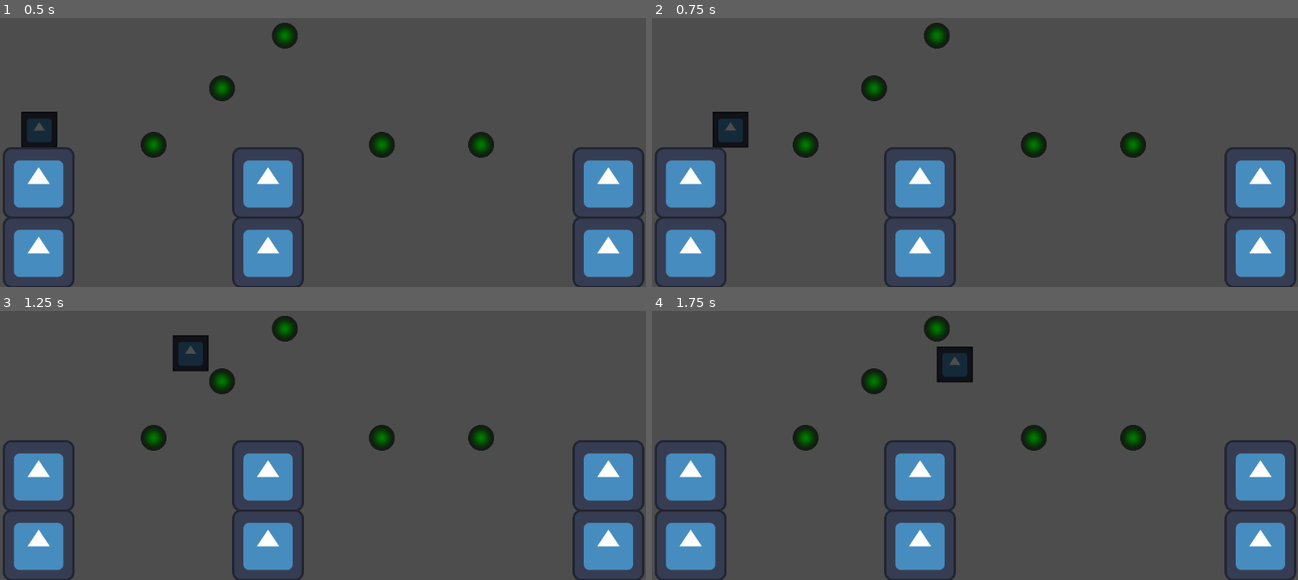
Above: before the commit, frames 1-4 (two rows, left to right).
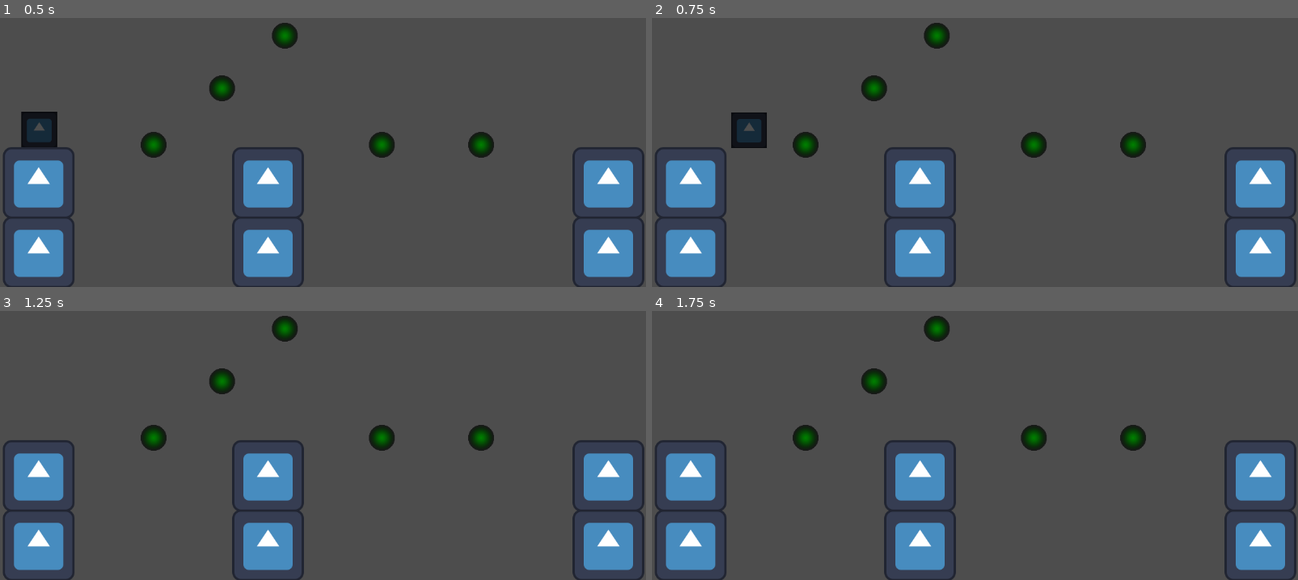
Above: after the commit, the same moments.

Repository: DataBASED-Enjoyers/platformer-gang
Game: Godot game, scene res://scenes/levels/level_iter_2.tscn
The game is run twice, just before and just after one commit, with the same random seed, the same clock (stepped at 60 frames per second) and the same inputs. The engine's default icon, where the game draws it, is replaced by a stand-in: a white triangle on a blue panel in a dark square.
Inputs:
- Up to frame 1 (0.5 s): no input
- Up to frame 2 (0.75 s): tap Enter at 0.5 s; hold D (move_right) from 0.53 s (still down); hold J (punch) from 0.53 s (still down)
- Up to frame 3 (1.25 s): keep holding D (move_right); keep holding J (punch); tap Space (jump) at 0.77, 0.8, 1.07 s
- Up to frame 4 (1.75 s): keep holding D (move_right); release J (punch) at 1.28 s; tap Space (jump) at 1.35, 1.52 s; tap J (punch) at 1.55 s

Frame 1 is identical in both runs. In frame 2, 0.9% of the frame differs, in the area x 9-18%, y 34-49%; in frame 3, 0.7%; in frame 4, 0.7%.

Commit message:
Small Update

Diff:
--- a/project.godot
+++ b/project.godot
@@ -61,6 +61,7 @@
 2d_physics/layer_2="Player"
 2d_physics/layer_3="Entity"
 2d_physics/layer_4="Background"
+2d_physics/layer_5="Hitbox"
 
 [physics]
 
--- /dev/null
+++ b/scenes/battle_system/hit_box.gd
@@ -0,0 +1,8 @@
+class_name HitBox
+extends Area2D
+
+const HITBOX_LAYER = 0b10000
+
+func _ready():
+	collision_layer = HITBOX_LAYER
+	collision_mask = 0
--- /dev/null
+++ b/scenes/battle_system/hit_box.tscn
@@ -0,0 +1,6 @@
+[gd_scene load_steps=2 format=3 uid="uid://47ga7dbdjyg5"]
+
+[ext_resource type="Script" path="res://scenes/battle_system/hit_box.gd" id="1_f6ocy"]
+
+[node name="HitBox" type="Area2D"]
+script = ExtResource("1_f6ocy")
--- /dev/null
+++ b/scenes/battle_system/hurt_box.gd
@@ -0,0 +1,17 @@
+class_name HurtBox
+extends Area2D
+
+const HITBOX_LAYER = 0b10000
+
+func _ready():
+	collision_layer = 0
+	collision_mask = HITBOX_LAYER
+	area_entered.connect(hitbox_entered)
+
+
+func hitbox_entered(hit_box: HitBox) -> void:
+	if hit_box == null:
+		return
+
+	# Deal Damage
+	print("Damage Dealt")
--- /dev/null
+++ b/scenes/battle_system/hurt_box.tscn
@@ -0,0 +1,6 @@
+[gd_scene load_steps=2 format=3 uid="uid://bb221yy6fsggv"]
+
+[ext_resource type="Script" path="res://scenes/battle_system/hurt_box.gd" id="1_qe5xq"]
+
+[node name="HurtBox" type="Area2D"]
+script = ExtResource("1_qe5xq")
--- a/scenes/player/player.gd
+++ b/scenes/player/player.gd
@@ -9,7 +9,6 @@
 
 @onready var animated_sprite_2d: AnimatedSprite2D = $AnimatedSprite2D
 @onready var animation_player: AnimationPlayer = $AnimationPlayer
-@onready var hit_boxes: Node2D = $HitBoxes
 
 @export var speed = 200.0
 @export var jump_impulse = 360.0
@@ -47,7 +46,6 @@
 
 func flip_character(direction):
 	animated_sprite_2d.scale.x = direction
-	hit_boxes.scale.x = direction
 
 
 func _input(event: InputEvent) -> void:
@@ -64,14 +62,8 @@
 	if event.is_action_pressed("punch"):
 		match current_attack_type:
 			AttackType.LOW:
-				animation_player.play(PlayerAnimationNames.ANIM_J2P)
+				animation_player.play(PlayerAnimationNames.J_L_P)
 			AttackType.STRAIGHT:
-				animation_player.play(PlayerAnimationNames.ANIM_5P)
+				animation_player.play(PlayerAnimationNames.F_P)
 			AttackType.HIGH:
-				animation_player.play(PlayerAnimationNames.ANIM_8P)
-
-
-func _on_j_2p_area_body_entered(_body: Node2D) -> void:
-	var direction = Vector2(0, -1)
-	knockback_velocity = direction * pushback_force
-	is_knocked_back = true
+				animation_player.play(PlayerAnimationNames.H_P)
--- a/scenes/player/player.tscn
+++ b/scenes/player/player.tscn
@@ -1,41 +1,19 @@
-[gd_scene load_steps=35 format=3 uid="uid://bjqc8ul3foelh"]
+[gd_scene load_steps=26 format=3 uid="uid://bjqc8ul3foelh"]
 
 [ext_resource type="Texture2D" uid="uid://c30cxbsc2er20" path="res://assets/icon.svg" id="1_l4atp"]
 [ext_resource type="Script" path="res://scenes/player/player.gd" id="1_ofn0u"]
 [ext_resource type="Script" path="res://scenes/player/states/state_machine_player.gd" id="2_av7tr"]
-[ext_resource type="Script" path="res://scenes/player/support_scripts/hit_boxes.gd" id="2_ww1fv"]
 [ext_resource type="Script" path="res://scenes/player/states/idle.gd" id="3_4hqpa"]
-[ext_resource type="Script" path="res://scenes/player/states/running.gd" id="4_3jscb"]
-[ext_resource type="Script" path="res://scenes/player/states/jumping.gd" id="5_5v1bj"]
-[ext_resource type="Script" path="res://scenes/player/states/falling.gd" id="6_gvrfv"]
-[ext_resource type="Script" path="res://scenes/player/states/landing.gd" id="7_mx7wl"]
+[ext_resource type="Script" path="res://scenes/player/states/run.gd" id="4_3jscb"]
+[ext_resource type="Script" path="res://scenes/player/states/jump.gd" id="5_5v1bj"]
+[ext_resource type="Script" path="res://scenes/player/states/fall.gd" id="6_gvrfv"]
+
+[sub_resource type="GDScript" id="GDScript_mfxxj"]
+script/source = "extends PlayerGroundState
+"
 
 [sub_resource type="RectangleShape2D" id="RectangleShape2D_asbjq"]
 size = Vector2(128, 128)
-
-[sub_resource type="RectangleShape2D" id="RectangleShape2D_mtws1"]
-size = Vector2(96, 96)
-
-[sub_resource type="RectangleShape2D" id="RectangleShape2D_ikrpy"]
-size = Vector2(64, 16)
-
-[sub_resource type="RectangleShape2D" id="RectangleShape2D_x5lo4"]
-size = Vector2(112, 80)
-
-[sub_resource type="RectangleShape2D" id="RectangleShape2D_4f4j7"]
-size = Vector2(80, 64)
-
-[sub_resource type="RectangleShape2D" id="RectangleShape2D_1ip4q"]
-size = Vector2(128, 96)
-
-[sub_resource type="RectangleShape2D" id="RectangleShape2D_oxqwj"]
-size = Vector2(112, 16)
-
-[sub_resource type="RectangleShape2D" id="RectangleShape2D_d4ypi"]
-size = Vector2(96, 16)
-
-[sub_resource type="RectangleShape2D" id="RectangleShape2D_hgguf"]
-size = Vector2(112, 80)
 
 [sub_resource type="CanvasItemMaterial" id="CanvasItemMaterial_oefok"]
 blend_mode = 3
@@ -65,74 +43,26 @@
 tracks/0/type = "value"
 tracks/0/imported = false
 tracks/0/enabled = true
-tracks/0/path = NodePath("HitBoxes/GroundAttacks/5PArea/CollisionShape2D:disabled")
+tracks/0/path = NodePath("AnimatedSprite2D:animation")
 tracks/0/interp = 1
 tracks/0/loop_wrap = true
 tracks/0/keys = {
 "times": PackedFloat32Array(0),
 "transitions": PackedFloat32Array(1),
 "update": 1,
-"values": [true]
+"values": [&"idle"]
 }
 tracks/1/type = "value"
 tracks/1/imported = false
 tracks/1/enabled = true
-tracks/1/path = NodePath("AnimatedSprite2D:animation")
+tracks/1/path = NodePath("AnimatedSprite2D:frame")
 tracks/1/interp = 1
 tracks/1/loop_wrap = true
 tracks/1/keys = {
 "times": PackedFloat32Array(0),
 "transitions": PackedFloat32Array(1),
 "update": 1,
-"values": [&"idle"]
-}
-tracks/2/type = "value"
-tracks/2/imported = false
-tracks/2/enabled = true
-tracks/2/path = NodePath("AnimatedSprite2D:frame")
-tracks/2/interp = 1
-tracks/2/loop_wrap = true
-tracks/2/keys = {
-"times": PackedFloat32Array(0),
-"transitions": PackedFloat32Array(1),
-"update": 1,
 "values": [0]
-}
-tracks/3/type = "value"
-tracks/3/imported = false
-tracks/3/enabled = true
-tracks/3/path = NodePath("HitBoxes/GroundAttacks/8PArea/CollisionShape2D:disabled")
-tracks/3/interp = 1
-tracks/3/loop_wrap = true
-tracks/3/keys = {
-"times": PackedFloat32Array(0),
-"transitions": PackedFloat32Array(1),
-"update": 1,
-"values": [true]
-}
-tracks/4/type = "value"
-tracks/4/imported = false
-tracks/4/enabled = true
-tracks/4/path = NodePath("HitBoxes/AirialAttacks/J2PArea/CollisionShape2D:disabled")
-tracks/4/interp = 1
-tracks/4/loop_wrap = true
-tracks/4/keys = {
-"times": PackedFloat32Array(0),
-"transitions": PackedFloat32Array(1),
-"update": 1,
-"values": [true]
-}
-tracks/5/type = "value"
-tracks/5/imported = false
-tracks/5/enabled = true
-tracks/5/path = NodePath("HitBoxes/AirialAttacks/J2PArea/CollisionShape2D2:disabled")
-tracks/5/interp = 1
-tracks/5/loop_wrap = true
-tracks/5/keys = {
-"times": PackedFloat32Array(0),
-"transitions": PackedFloat32Array(1),
-"update": 1,
-"values": [true]
 }
 
 [sub_resource type="Animation" id="Animation_uxmtm"]
@@ -142,18 +72,6 @@
 resource_name = "8p"
 length = 0.333335
 step = 0.0166667
-tracks/0/type = "value"
-tracks/0/imported = false
-tracks/0/enabled = true
-tracks/0/path = NodePath("HitBoxes/GroundAttacks/8PArea/CollisionShape2D:disabled")
-tracks/0/interp = 1
-tracks/0/loop_wrap = true
-tracks/0/keys = {
-"times": PackedFloat32Array(0, 0.0333333, 0.233333),
-"transitions": PackedFloat32Array(1, 1, 1),
-"update": 1,
-"values": [true, false, true]
-}
 
 [sub_resource type="Animation" id="Animation_opw7a"]
 resource_name = "idle"
@@ -195,30 +113,6 @@
 resource_name = "j.2p"
 length = 0.333335
 step = 0.0166667
-tracks/0/type = "value"
-tracks/0/imported = false
-tracks/0/enabled = true
-tracks/0/path = NodePath("HitBoxes/AirialAttacks/J2PArea/CollisionShape2D:disabled")
-tracks/0/interp = 1
-tracks/0/loop_wrap = true
-tracks/0/keys = {
-"times": PackedFloat32Array(0, 0.0333333, 0.233333),
-"transitions": PackedFloat32Array(1, 1, 1),
-"update": 1,
-"values": [true, false, true]
-}
-tracks/1/type = "value"
-tracks/1/imported = false
-tracks/1/enabled = true
-tracks/1/path = NodePath("HitBoxes/AirialAttacks/J2PArea/CollisionShape2D2:disabled")
-tracks/1/interp = 1
-tracks/1/loop_wrap = true
-tracks/1/keys = {
-"times": PackedFloat32Array(0, 0.0333333, 0.233333),
-"transitions": PackedFloat32Array(1, 1, 1),
-"update": 1,
-"values": [true, false, true]
-}
 
 [sub_resource type="Animation" id="Animation_fdy4e"]
 resource_name = "j.5p"
@@ -235,18 +129,6 @@
 resource_name = "5p"
 length = 0.333337
 step = 0.0166667
-tracks/0/type = "value"
-tracks/0/imported = false
-tracks/0/enabled = true
-tracks/0/path = NodePath("HitBoxes/GroundAttacks/5PArea/CollisionShape2D:disabled")
-tracks/0/interp = 1
-tracks/0/loop_wrap = true
-tracks/0/keys = {
-"times": PackedFloat32Array(0, 0.0333333, 0.233333),
-"transitions": PackedFloat32Array(1, 1, 1),
-"update": 1,
-"values": [true, false, true]
-}
 
 [sub_resource type="Animation" id="Animation_leg46"]
 resource_name = "run"
@@ -280,100 +162,21 @@
 [node name="Idle" type="Node" parent="StateMachine"]
 script = ExtResource("3_4hqpa")
 
-[node name="Running" type="Node" parent="StateMachine"]
+[node name="Walk" type="Node" parent="StateMachine"]
+script = SubResource("GDScript_mfxxj")
+
+[node name="Run" type="Node" parent="StateMachine"]
 script = ExtResource("4_3jscb")
 
-[node name="Jumping" type="Node" parent="StateMachine"]
+[node name="Jump" type="Node" parent="StateMachine"]
 script = ExtResource("5_5v1bj")
 
-[node name="Falling" type="Node" parent="StateMachine"]
+[node name="Fall" type="Node" parent="StateMachine"]
 script = ExtResource("6_gvrfv")
-
-[node name="Landing" type="Node" parent="StateMachine"]
-script = ExtResource("7_mx7wl")
 
 [node name="CollisionBox" type="CollisionShape2D" parent="."]
 shape = SubResource("RectangleShape2D_asbjq")
 debug_color = Color(0.635294, 0.501961, 0, 0.541176)
-
-[node name="HitBoxes" type="Node2D" parent="."]
-script = ExtResource("2_ww1fv")
-
-[node name="AirialAttacks" type="Node2D" parent="HitBoxes"]
-
-[node name="J2PArea" type="Area2D" parent="HitBoxes/AirialAttacks"]
-collision_layer = 0
-collision_mask = 12
-
-[node name="CollisionShape2D" type="CollisionShape2D" parent="HitBoxes/AirialAttacks/J2PArea"]
-position = Vector2(0, 64)
-shape = SubResource("RectangleShape2D_mtws1")
-disabled = true
-debug_color = Color(1, 0.00930105, 0.0366831, 0.42)
-
-[node name="CollisionShape2D2" type="CollisionShape2D" parent="HitBoxes/AirialAttacks/J2PArea"]
-position = Vector2(0, 120)
-shape = SubResource("RectangleShape2D_ikrpy")
-disabled = true
-debug_color = Color(1, 0.00930105, 0.0366831, 0.42)
-
-[node name="J8PArea" type="Area2D" parent="HitBoxes/AirialAttacks"]
-collision_layer = 0
-collision_mask = 12
-
-[node name="CollisionShape2D" type="CollisionShape2D" parent="HitBoxes/AirialAttacks/J8PArea"]
-position = Vector2(40, -72)
-shape = SubResource("RectangleShape2D_x5lo4")
-disabled = true
-debug_color = Color(1, 0.00930105, 0.0366831, 0.42)
-
-[node name="J5PArea" type="Area2D" parent="HitBoxes/AirialAttacks"]
-collision_layer = 0
-collision_mask = 12
-
-[node name="CollisionShape2D" type="CollisionShape2D" parent="HitBoxes/AirialAttacks/J5PArea"]
-position = Vector2(88, 0)
-shape = SubResource("RectangleShape2D_4f4j7")
-disabled = true
-debug_color = Color(1, 0.00930105, 0.0366831, 0.42)
-
-[node name="GroundAttacks" type="Node2D" parent="HitBoxes"]
-
-[node name="5PArea" type="Area2D" parent="HitBoxes/GroundAttacks"]
-collision_layer = 0
-collision_mask = 12
-
-[node name="CollisionShape2D" type="CollisionShape2D" parent="HitBoxes/GroundAttacks/5PArea"]
-position = Vector2(64, 0)
-shape = SubResource("RectangleShape2D_1ip4q")
-disabled = true
-debug_color = Color(1, 0.00930105, 0.0366831, 0.42)
-
-[node name="2PArea" type="Area2D" parent="HitBoxes/GroundAttacks"]
-collision_layer = 0
-collision_mask = 12
-
-[node name="CollisionShape2D" type="CollisionShape2D" parent="HitBoxes/GroundAttacks/2PArea"]
-position = Vector2(40, 56)
-shape = SubResource("RectangleShape2D_oxqwj")
-disabled = true
-debug_color = Color(1, 0.00930105, 0.0366831, 0.42)
-
-[node name="CollisionShape2D2" type="CollisionShape2D" parent="HitBoxes/GroundAttacks/2PArea"]
-position = Vector2(32, 40)
-shape = SubResource("RectangleShape2D_d4ypi")
-disabled = true
-debug_color = Color(1, 0.00930105, 0.0366831, 0.42)
-
-[node name="8PArea" type="Area2D" parent="HitBoxes/GroundAttacks"]
-collision_layer = 0
-collision_mask = 12
-
-[node name="CollisionShape2D" type="CollisionShape2D" parent="HitBoxes/GroundAttacks/8PArea"]
-position = Vector2(40, -72)
-shape = SubResource("RectangleShape2D_hgguf")
-disabled = true
-debug_color = Color(1, 0.00930105, 0.0366831, 0.42)
 
 [node name="AnimatedSprite2D" type="AnimatedSprite2D" parent="."]
 material = SubResource("CanvasItemMaterial_oefok")
@@ -385,5 +188,3 @@
 "": SubResource("AnimationLibrary_mtgm4")
 }
 autoplay = "idle"
-
-[connection signal="body_entered" from="HitBoxes/AirialAttacks/J2PArea" to="." method="_on_j_2p_area_body_entered"]
--- a/scenes/player/states/jumping.gd
+++ b/scenes/player/states/fall.gd
@@ -2,15 +2,17 @@
 
 
 func enter(previous_state_path: String, data := {}) -> void:
-	player.velocity.y = -player.jump_impulse
-	player.animation_player.play(PlayerAnimationNames.JUMP)
+	player.animation_player.play(PlayerAnimationNames.FALL)
 
 
 func physics_update(delta: float) -> void:
 	var input_direction_x := Input.get_axis("move_left", "move_right")
 	player.velocity.x = player.speed * input_direction_x
-	player.velocity.y += player.gravity * delta
+	player.velocity.y += player.falling_gravity * delta
 	player.move_and_slide()
 
-	if player.velocity.y >= 0:
-		finished.emit(FALLING)
+	if player.is_on_floor():
+		if is_equal_approx(input_direction_x, 0.0):
+			finished.emit(IDLE)
+		else:
+			finished.emit(RUN)
--- a/scenes/player/states/idle.gd
+++ b/scenes/player/states/idle.gd
@@ -6,13 +6,8 @@
 	player.animation_player.play(PlayerAnimationNames.IDLE)
 
 
-func physics_update(_delta: float) -> void:
-	player.velocity.y += player.gravity * _delta
-	player.move_and_slide()
+func physics_update(delta: float) -> void:
+	super(delta)
 
-	if not player.is_on_floor():
-		finished.emit(FALLING)
-	elif Input.is_action_just_pressed("jump"):
-		finished.emit(JUMPING)
-	elif Input.is_action_just_pressed("move_left") or Input.is_action_just_pressed("move_right"):
-		finished.emit(RUNNING)
+	if Input.get_axis("move_right", "move_left"):
+		finished.emit(RUN)
--- a/scenes/player/states/falling.gd
+++ b/scenes/player/states/jump.gd
@@ -2,17 +2,15 @@
 
 
 func enter(previous_state_path: String, data := {}) -> void:
-	player.animation_player.play(PlayerAnimationNames.FALL)
+	player.velocity.y = -player.jump_impulse
+	player.animation_player.play(PlayerAnimationNames.JUMP)
 
 
 func physics_update(delta: float) -> void:
 	var input_direction_x := Input.get_axis("move_left", "move_right")
 	player.velocity.x = player.speed * input_direction_x
-	player.velocity.y += player.falling_gravity * delta
+	player.velocity.y += player.gravity * delta
 	player.move_and_slide()
 
-	if player.is_on_floor():
-		if is_equal_approx(input_direction_x, 0.0):
-			finished.emit(IDLE)
-		else:
-			finished.emit(RUNNING)
+	if player.velocity.y >= 0:
+		finished.emit(FALL)
--- a/scenes/player/states/player_ground_state.gd
+++ b/scenes/player/states/player_ground_state.gd
@@ -1,2 +1,13 @@
 class_name PlayerGroundState
 extends PlayerState
+
+func physics_update(delta: float) -> void:
+	super(delta)
+
+	player.velocity.y += player.gravity * delta
+	player.move_and_slide()
+
+	if not player.is_on_floor():
+		finished.emit(FALL)
+	elif Input.is_action_just_pressed("jump"):
+		finished.emit(JUMP)
--- a/scenes/player/states/player_state.gd
+++ b/scenes/player/states/player_state.gd
@@ -3,10 +3,12 @@
 
 
 const IDLE = "Idle"
-const RUNNING = "Running"
-const JUMPING = "Jumping"
-const FALLING = "Falling"
-const LANDING = "Landing"
+const WALK = "Walk"
+const RUN = "Run"
+const JUMP = "Jump"
+const FALL = "Fall"
+const LAND = "Land"
+const PREJUMP = "Prejump"
 
 var player: Player
 
--- a/scenes/player/states/running.gd
+++ b/scenes/player/states/run.gd
@@ -6,17 +6,14 @@
 
 
 func physics_update(delta: float) -> void:
+	super(delta)
+
 	var direction := Input.get_axis("move_left", "move_right")
 	if not is_equal_approx(direction, 0.0):
 		player.flip_character(direction)
 
 	player.velocity.x = player.speed * direction
-	player.velocity.y += player.gravity * delta
 	player.move_and_slide()
 
-	if not player.is_on_floor():
-		finished.emit(FALLING)
-	elif Input.is_action_just_pressed("jump"):
-		finished.emit(JUMPING)
-	elif is_equal_approx(direction, 0.0):
+	if is_equal_approx(direction, 0.0):
 		finished.emit(IDLE)
--- /dev/null
+++ b/scenes/player/states/walk.gd
@@ -0,0 +1,7 @@
+class_name PlayerWalkState
+extends PlayerState
+
+
+func enter() -> void:
+	print("Walk State")
+	player.animation_player.play(WALK_ANIM)
--- a/scenes/player/support_scripts/animations_names.gd
+++ b/scenes/player/support_scripts/animations_names.gd
@@ -1,12 +1,12 @@
 class_name PlayerAnimationNames
 extends Node
 
-const ANIM_5P = "punch"
-const ANIM_2P = "low_punch"
-const ANIM_8P = "high_punch"
-const ANIM_JP = "jumping_punch"
-const ANIM_J2P = "jumping_low_punch"
-const ANIM_J8P = "jumping_high_punch"
+const F_P = "punch"
+const L_P = "low_punch"
+const H_P = "high_punch"
+const J_P = "jumping_punch"
+const J_L_P = "jumping_low_punch"
+const J_H_P = "jumping_high_punch"
 
 const RUN = "run"
 const FALL = "fall"
--- a/scenes/player/support_scripts/hit_boxes.gd
+++ /dev/null
@@ -1,23 +0,0 @@
-extends Node2D
-
-const ATTACK_LAYER = 0b0
-const ATTACK_MASK = 0b1100
-const ATTACK_BOX_COLOR = 0xff02096b
-
-func _ready() -> void:
-	var node_list = get_all_children(self)
-	for node in node_list:
-		if node is Area2D:
-			node.collision_mask = ATTACK_MASK
-			node.collision_layer = ATTACK_LAYER
-		if node is CollisionShape2D:
-			node.disabled = true
-			node.debug_color = ATTACK_BOX_COLOR
-	visible = true
-
-
-func get_all_children(node: Node):
-	var node_list = [node]
-	for child in node.get_children():
-		node_list.append_array(get_all_children(child))
-	return node_list
--- a/scripts/templates/state.gd
+++ b/scripts/templates/state.gd
@@ -1,29 +1,19 @@
-## Virtual base class for all states.
-## Extend this class and override its methods to implement a state.
 class_name State
 extends Node
 
-## Emitted when the state finishes and wants to transition to another state.
 signal finished(next_state_path: String, data: Dictionary)
 
-## Called by the state machine when receiving unhandled input events.
-func handle_input(_event: InputEvent) -> void:
+func handle_input(event: InputEvent) -> void:
 	pass
 
-## Called by the state machine on the engine's main loop tick.
-func update(_delta: float) -> void:
+func update(delta: float) -> void:
 	pass
 
-## Called by the state machine on the engine's physics update tick.
-func physics_update(_delta: float) -> void:
+func physics_update(delta: float) -> void:
 	pass
 
-## Called by the state machine upon changing the active state. The `data` parameter
-## is a dictionary with arbitrary data the state can use to initialize itself.
 func enter(previous_state_path: String, data := {}) -> void:
 	pass
 
-## Called by the state machine before changing the active state. Use this function
-## to clean up the state.
 func exit() -> void:
 	pass
Renamed: scenes/player/states/landing.gd -> scenes/player/states/land.gd
